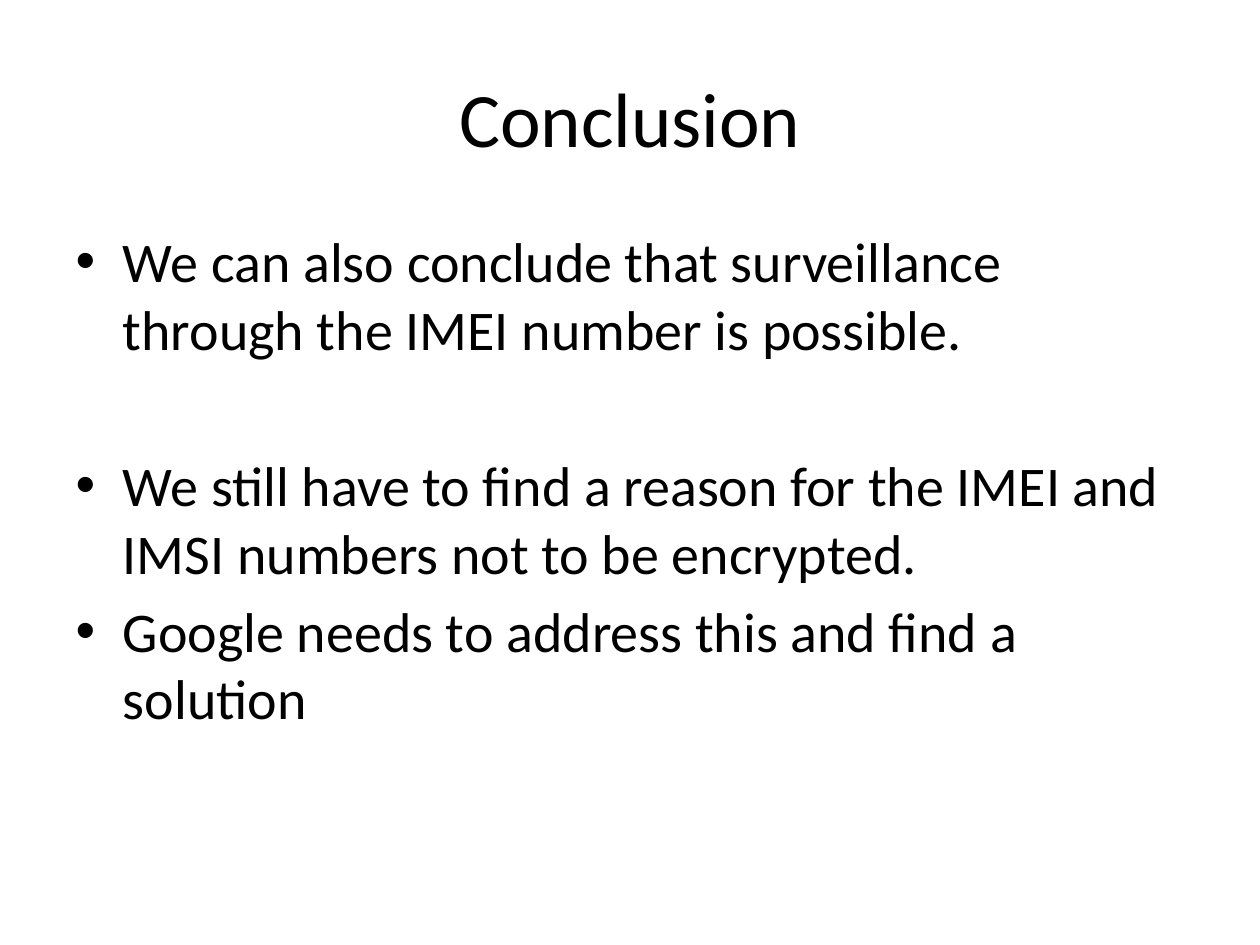
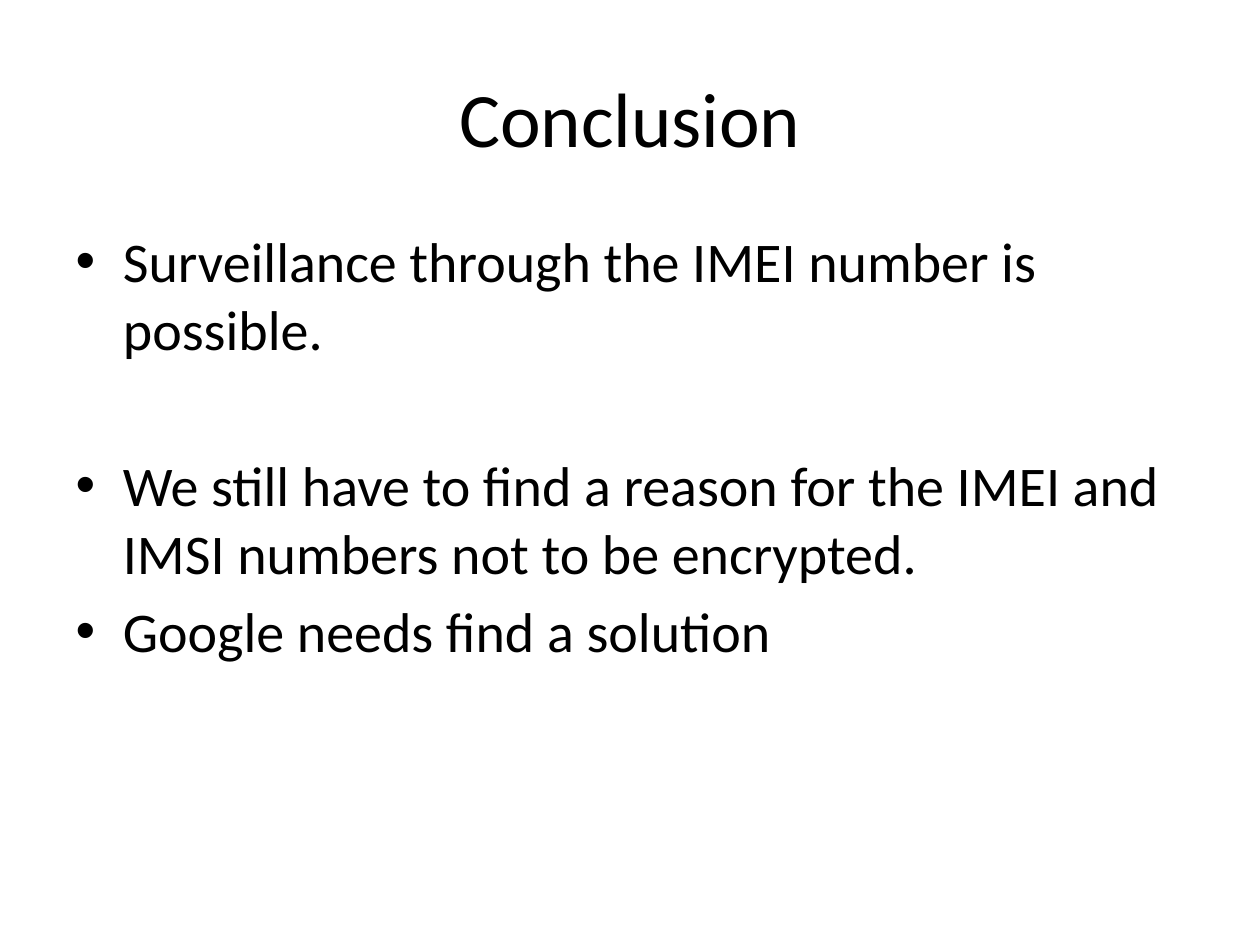
Before and after one commit to christianokeeffe/p0-uni, a slide deck: slide 2 of p0-uni/Power point/stefan.pptx. Drawn at 1260x945 pixels with LibreOffice and Linux fonts; fonts in the diff are those of the drawing. Boxes give left, top, right and bottom in pixels: in the first picture for what was removed or moved away, otherwise in the second. Text is boxed around its words. In the diff, an @@ line names an element or a change of style, - is before the commit and + after.

```diff
--- a/p0-uni/Power point/stefan.pptx
+++ b/p0-uni/Power point/stefan.pptx
@@ text at (x1=123, y1=243, x2=1036, y2=359): text changed @@
-• We can also conclude that surveillance through the IMEI number is possible.
+• Surveillance through the IMEI number is possible.
@@ text at (x1=123, y1=613, x2=771, y2=662): text changed @@
-• Google needs to address this and find a solution
+• Google needs find a solution
```
Also in this commit, not shown: 2 other slides changed, 1 slide removed.
